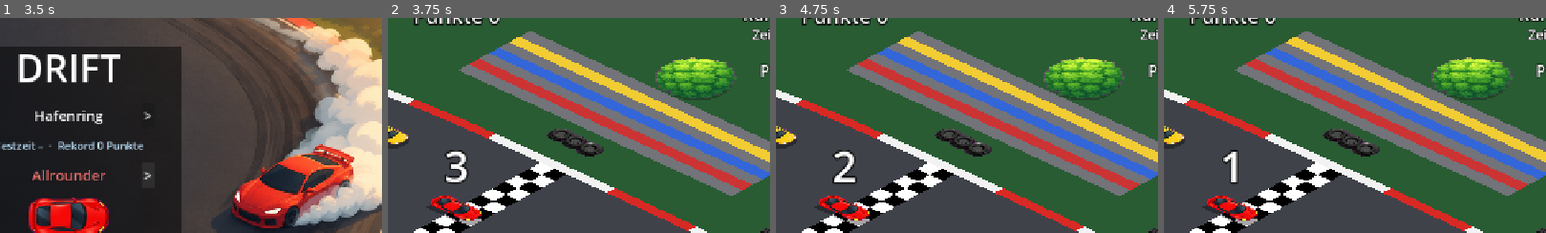
Above: before the commit, frames 1-4 (left to right).
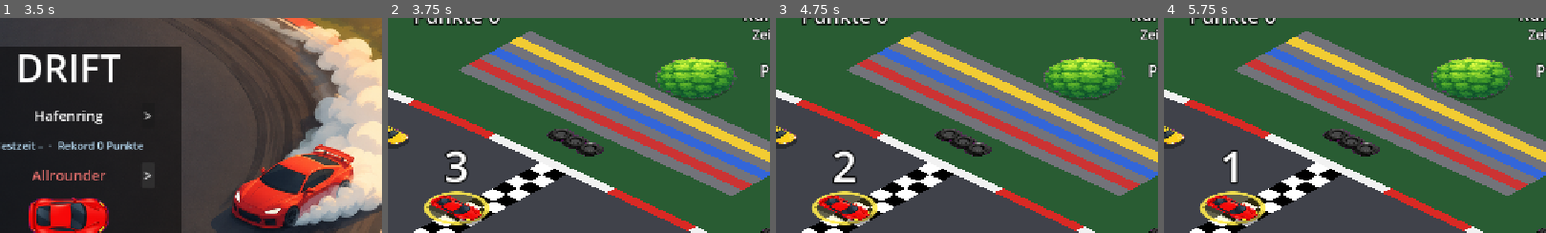
Above: after the commit, the same moments.

Repository: Mayo73/agenthub-backup
Game: Godot game, scene res://scenes/main_menu.tscn
Same seed, same stepped clock (60 frames per second), same inputs: the game is played once before the commit and once after it.
Inputs (mouse positions are % of the whole screen's width and height, from its top left):
- Up to frame 1 (3.5 s): click "<" at 0.5 s; click ">" at 1.25 s; click "<" at 2 s; click ">" at 2.75 s
- Up to frame 2 (3.75 s): click "Rennen starten" at 3.5 s
- Up to frame 3 (4.75 s): tap Enter (neustart) at 4.25 s; move the mouse to (72, 45) at 4.27 s; hold D (rechts) from 4.28 s (still down); hold S (bremse) from 4.28 s (still down); click (72, 45) at 4.42 s
- Up to frame 4 (5.75 s): release D (rechts) at 5 s; release S (bremse) at 5 s; tap Enter (neustart) at 5 s; drag from (30, 55) to (45, 70) at 5.02 s
The pictures show only the part of the screen within x 41-91%, y 6-56%; the shares and areas given below are measured in that part.

Frame 1 is identical in both runs. In frame 2, 1.1% of the frame differs, in the area x 9-27%, y 80-97%; in frame 3, 1.1%; in frame 4, 1.1%.

Commit message:
T-0255: Leuchtender Ring markiert das eigene Auto
Erstellt vom lokalen Agent (Modell qwen3.5:35b-a3b, Versuch 1 von 5).

Diff:
--- a/scripts/main.gd
+++ b/scripts/main.gd
@@ -19,6 +19,7 @@
 var race := RaceState.new()
 var pause_menu: CanvasLayer
 var ghost: Node2D
+var player_marker: PlayerMarker
 var ghost_best: GhostLap = null
 var ghost_recording := GhostLap.new()
 
@@ -62,6 +63,13 @@
 	ghost.set_car(GameSettings.car_id)
 	world.add_child(ghost)
 	world.move_child(ghost, car.get_index())
+
+	player_marker = PlayerMarker.new()
+	player_marker.name = "PlayerMarker"
+	player_marker.target = car
+	world.add_child(player_marker)
+	world.move_child(player_marker, car.get_index())
+	player_marker.follow()
 
 	pause_menu = preload("res://scenes/pause_menu.tscn").instantiate()
 	add_child(pause_menu)
--- /dev/null
+++ b/scripts/player_marker.gd
@@ -0,0 +1,26 @@
+class_name PlayerMarker
+extends Node2D
+## Heller Ring auf dem Boden unter dem Spielerauto, damit man es von gleichfarbigen Gegnern unterscheidet.
+## Liegt unter "World" (Weltkoordinaten) und folgt dem Auto in target.
+
+const RADIUS := 34.0
+const WIDTH := 5.0
+const COLOR := Color(1.0, 0.92, 0.3, 0.9)
+const FILL := Color(1.0, 0.92, 0.3, 0.18)
+
+var target: Node2D
+
+
+## Übernimmt die Lage des Autos (ohne Drehung, der Ring ist rund).
+func follow() -> void:
+	if target:
+		position = target.position
+
+
+func _process(_delta: float) -> void:
+	follow()
+
+
+func _draw() -> void:
+	draw_circle(Vector2.ZERO, RADIUS, FILL)
+	draw_arc(Vector2.ZERO, RADIUS, 0.0, TAU, 48, COLOR, WIDTH, true)
--- /dev/null
+++ b/tests/test_player_marker.gd
@@ -0,0 +1,35 @@
+extends "res://tests/base_test.gd"
+
+var main: Node2D
+
+func setup() -> void:
+	main = preload("res://scenes/main.tscn").instantiate()
+	(Engine.get_main_loop() as SceneTree).root.add_child(main)
+
+
+func teardown() -> void:
+	main.free()
+	main = null
+
+
+func test_vorhanden() -> void:
+	check(main.world.get_node("PlayerMarker") is PlayerMarker, "PlayerMarker existiert in World")
+	check(main.player_marker.target == main.car, "player_marker.target ist car")
+
+
+func test_unter_dem_auto() -> void:
+	check(main.player_marker.get_index() < main.car.get_index(), "PlayerMarker ist unter Car in World")
+
+
+func test_folgt() -> void:
+	main.car.position = Vector2(300, 120)
+	main.player_marker.follow()
+	check_eq(main.player_marker.position, Vector2(300, 120), "position folgt car.position")
+	check_eq(main.player_marker.rotation, 0.0, "rotation ist 0.0")
+
+
+func test_ohne_ziel() -> void:
+	var m := PlayerMarker.new()
+	m.follow()
+	check_eq(m.position, Vector2.ZERO, "position ist Vector2.ZERO ohne Ziel")
+	m.free()
Not shown, added: scripts/player_marker.gd.uid
Not shown, added: tests/test_player_marker.gd.uid
